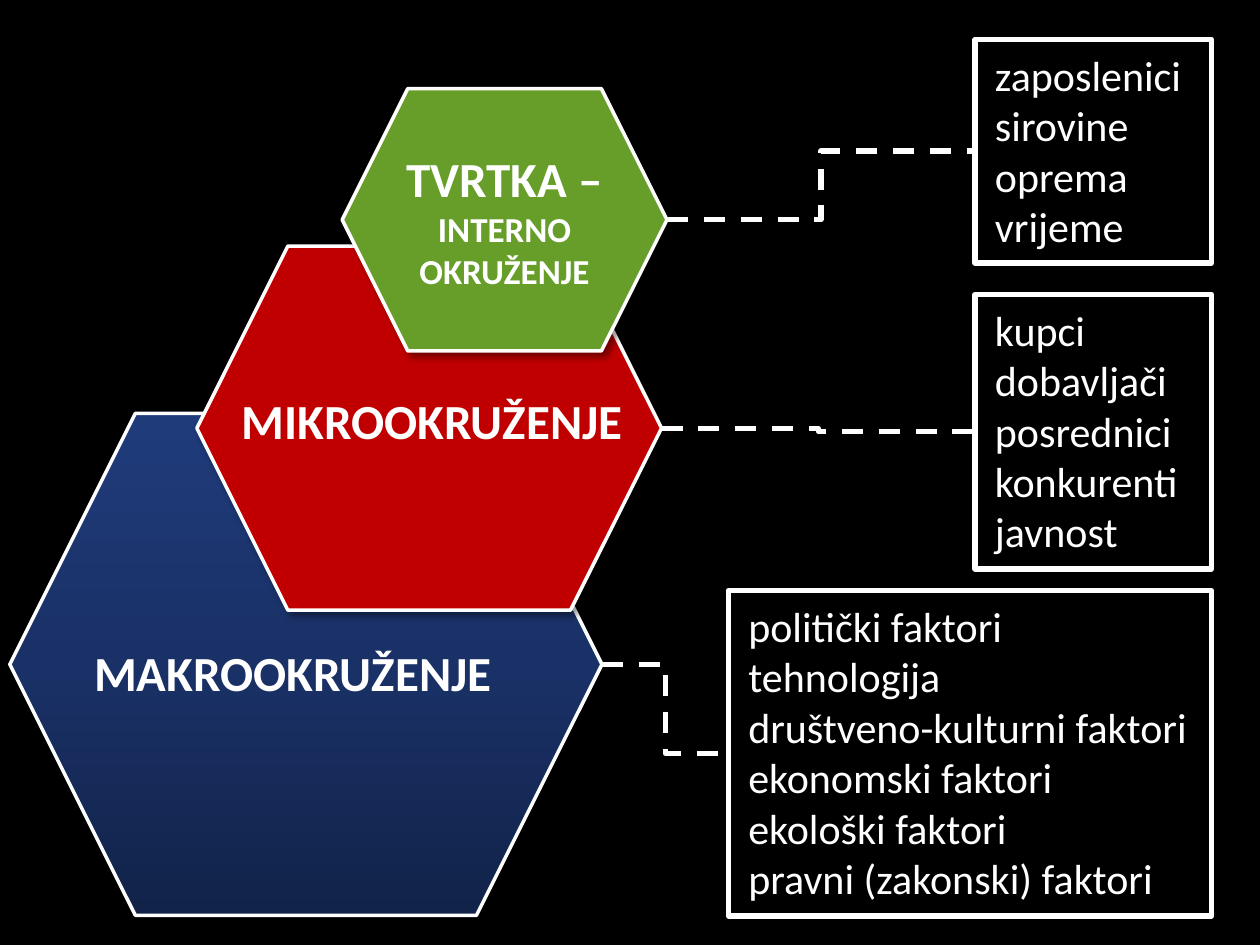
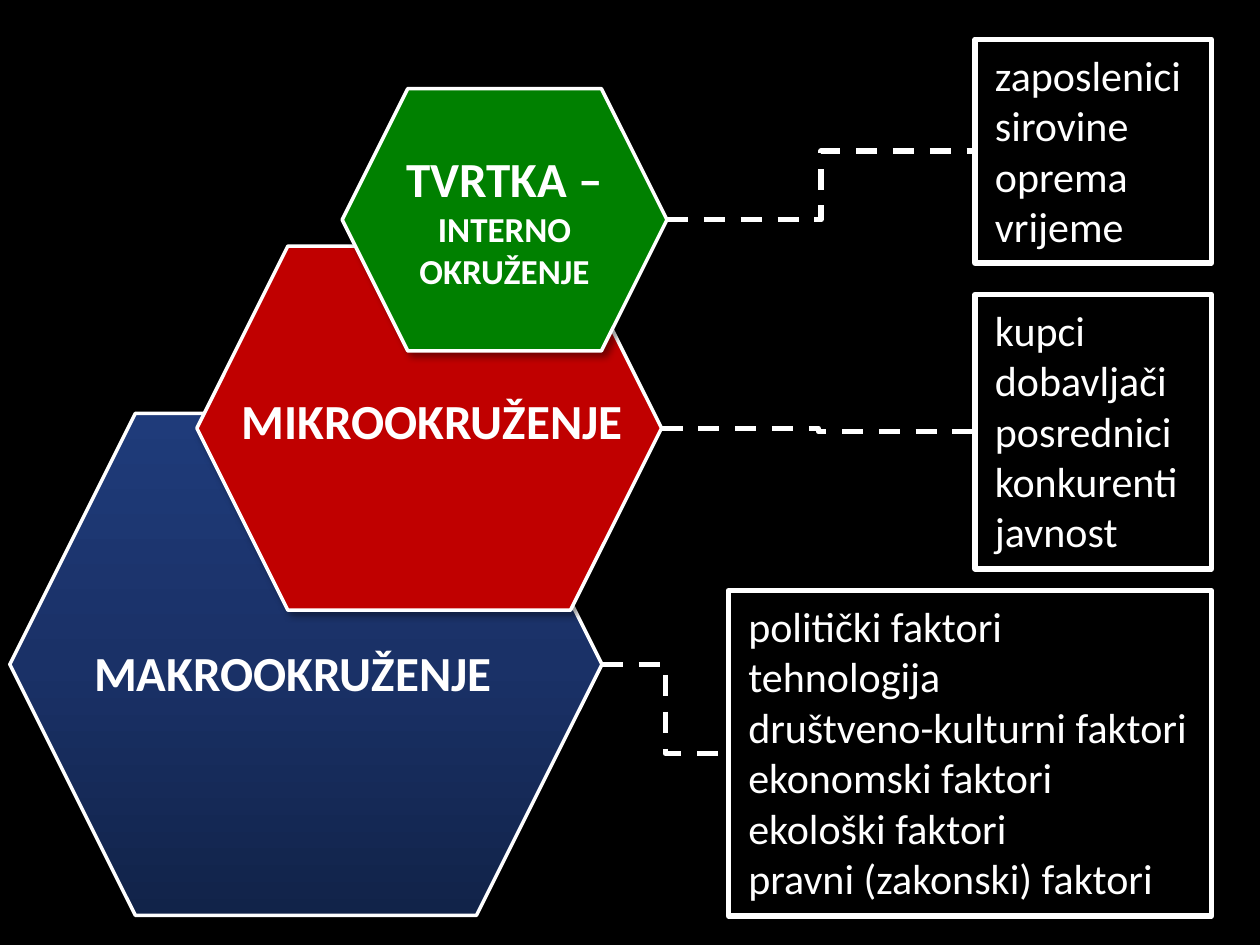
Before and after one commit to cornx/print, a slide deck: slide 3 of data/marketing/prezentacije/002_marketinsko_okruzenje.pptx. Drawn at 1260x945 pixels with LibreOffice and Linux fonts; fonts in the diff are those of the drawing. Boxes give left, top, right and bottom in pixels: in the first picture for what was removed or moved away, otherwise in the second. Text is boxed around its words. In the diff, an @@ line names an element or a change of style, - is before the commit and + after.

```diff
--- a/data/marketing/prezentacije/002_marketinsko_okruzenje.pptx
+++ b/data/marketing/prezentacije/002_marketinsko_okruzenje.pptx
@@ hexagon "TVRTKA – INTERNO OKRUŽENJE" at (343,88,668,350): fill #679E2A to #008000 @@
```
Also in this commit, not shown: 5 other slides changed.
